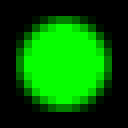
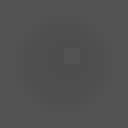
Before/after of a 128 x 128 layered artwork. What changed in the layer stack:
showed "Not lit" over [0, 0, 128, 128]
hid "Green Filter" over [0, 0, 128, 128]
removed layer "Background" over [0, 0, 128, 128]
added layer "Light" over [16, 16, 112, 112]
